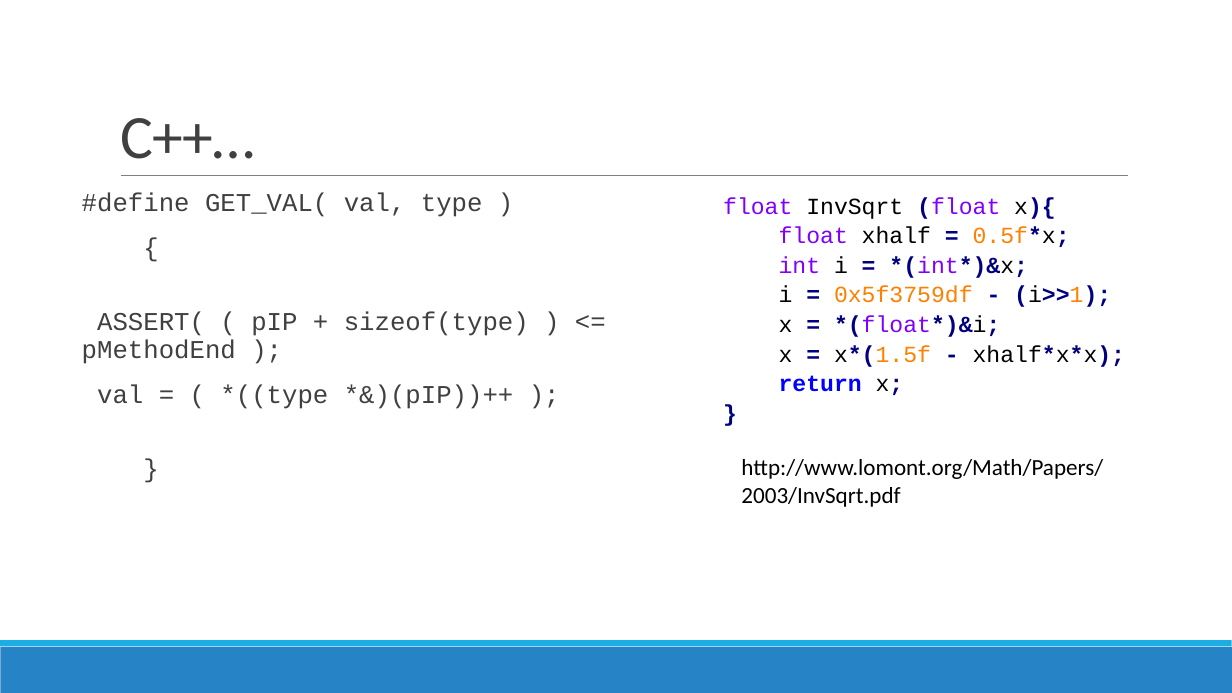
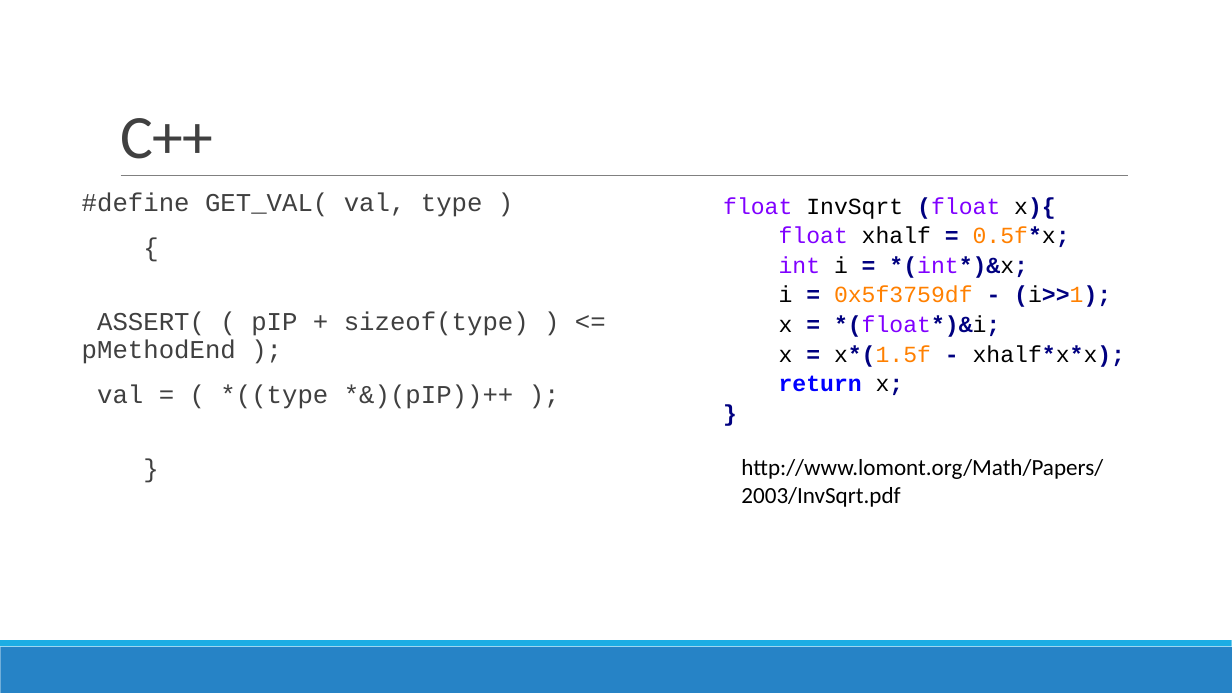
Before and after one commit to Goriar/ws16-17_santa, a slide deck: slide 3 of präsi.pptx (slide 4 before the commit). Drawn at 1232x693 pixels with LibreOffice and Linux fonts; fonts in the diff are those of the drawing; background and template pictures are left out. Boxes give left, top, right and bottom in pixels: in the first picture for what was removed or moved away, otherwise in the second. Text is boxed around its words. In the diff, an @@ line names an element or a change of style, - is before the commit and + after.

```diff
--- a/präsi.pptx
+++ b/präsi.pptx
@@ title at (x1=120, y1=118, x2=213, y2=159): text changed @@
-C++…
+C++
```
Also in this commit, not shown: 7 other slides changed.
